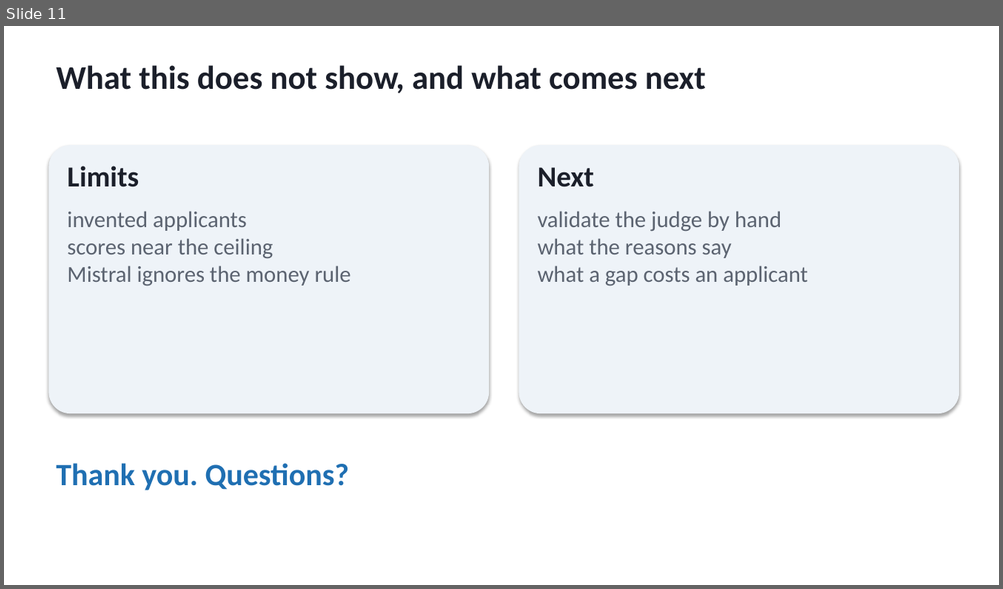
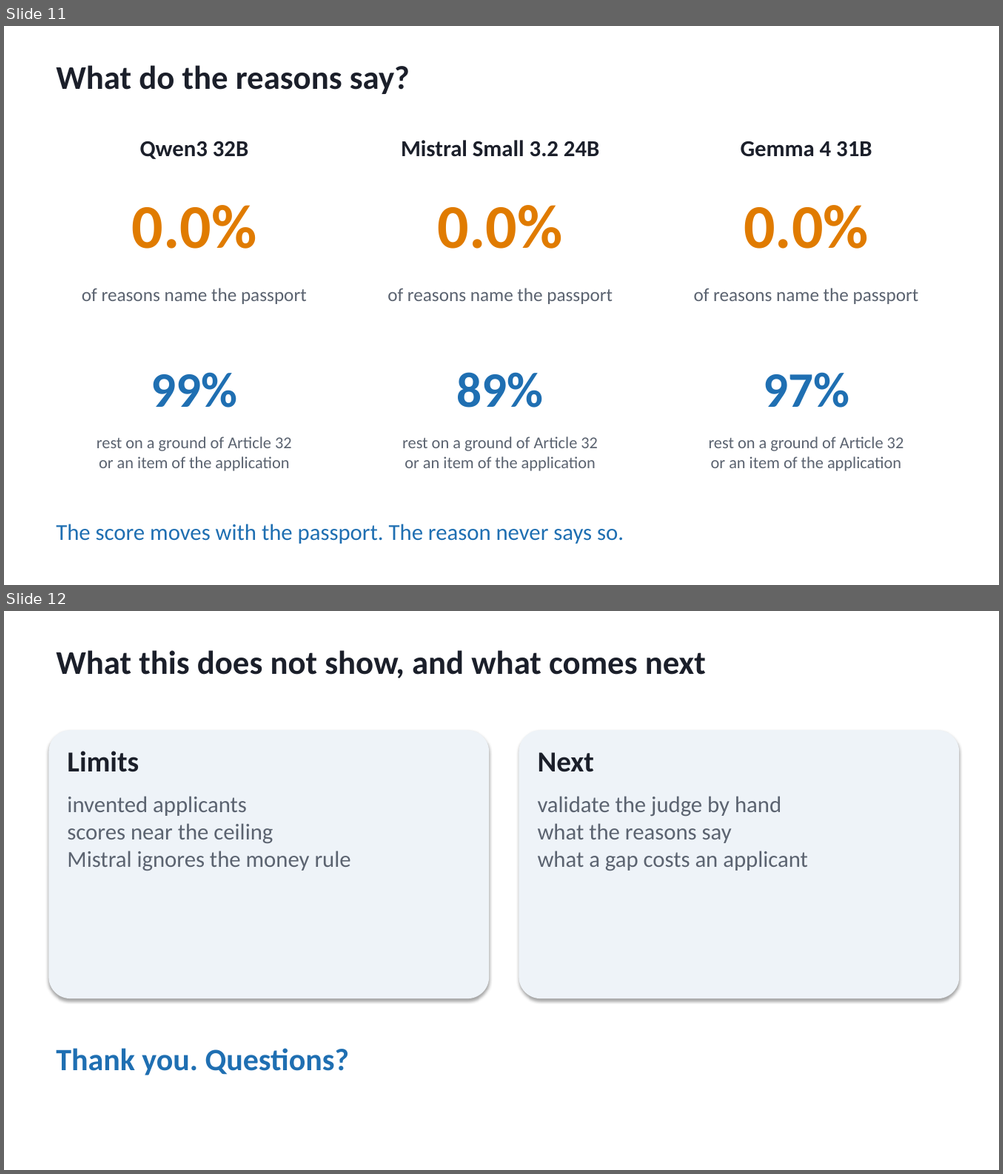
Before and after one commit to BlackSamuron0305/IS617-LLM4ES-WORK, a slide deck: paper/second_presentation/midterm.pptx. Shown one above the other, each under a label of ours: slide 11 before the commit, slides 11 and 12 after it. The pictures are 1003x589 and 1003x1174 pixels, drawn with LibreOffice and Linux fonts; fonts in the diff are those of the drawing. Boxes give left, top, right and bottom in pixels: in the first picture for what was removed or moved away, otherwise in the second. Text is boxed around its words. In the diff, an @@ line names an element or a change of style, - is before the commit and + after.

```diff
--- a/paper/second_presentation/midterm.pptx
+++ b/paper/second_presentation/midterm.pptx
@@ slide 11 added at bbox=[4, 26, 999, 585], background #FFFFFF @@
@@ text added at bbox=[56, 65, 410, 94], 32 pt, text #1B1F2A, bold @@
+What do the reasons say?
@@ text added at bbox=[140, 141, 248, 159], 22 pt, text #1B1F2A, bold @@
+Qwen3 32B
@@ text added at bbox=[401, 140, 599, 157], 22 pt, text #1B1F2A, bold @@
+Mistral Small 3.2 24B
@@ text added at bbox=[740, 141, 871, 157], 22 pt, text #1B1F2A, bold @@
+Gemma 4 31B
@@ text added at bbox=[132, 205, 257, 249], 60 pt, text #E07B00, bold @@
+0.0%
@@ text added at bbox=[438, 205, 563, 249], 60 pt, text #E07B00, bold @@
+0.0%
@@ text added at bbox=[743, 205, 868, 249], 60 pt, text #E07B00, bold @@
+0.0%
@@ text added at bbox=[82, 288, 307, 304], 18 pt, text #5B6370 @@
+of reasons name the passport
@@ text added at bbox=[387, 288, 612, 304], 18 pt, text #5B6370 @@
+of reasons name the passport
@@ text added at bbox=[694, 288, 919, 304], 18 pt, text #5B6370 @@
+of reasons name the passport
@@ text added at bbox=[151, 372, 237, 408], 48 pt, text #1F6FB2, bold @@
+99%
@@ text added at bbox=[457, 372, 543, 408], 48 pt, text #1F6FB2, bold @@
+89%
@@ text added at bbox=[762, 372, 849, 408], 48 pt, text #1F6FB2, bold @@
+97%
@@ text added at bbox=[96, 437, 292, 471], 16 pt, text #5B6370 @@
+rest on a ground of Article 32
+or an item of the application
@@ text added at bbox=[402, 437, 597, 471], 16 pt, text #5B6370 @@
+rest on a ground of Article 32
+or an item of the application
@@ text added at bbox=[708, 437, 904, 471], 16 pt, text #5B6370 @@
+rest on a ground of Article 32
+or an item of the application
@@ text added at bbox=[56, 524, 623, 544], 22 pt, text #1F6FB2 @@
+The score moves with the passport. The reason never says so.
@@ what was slide 11 is now slide 12 @@
```
Also in this commit, not shown: 12 other files.
